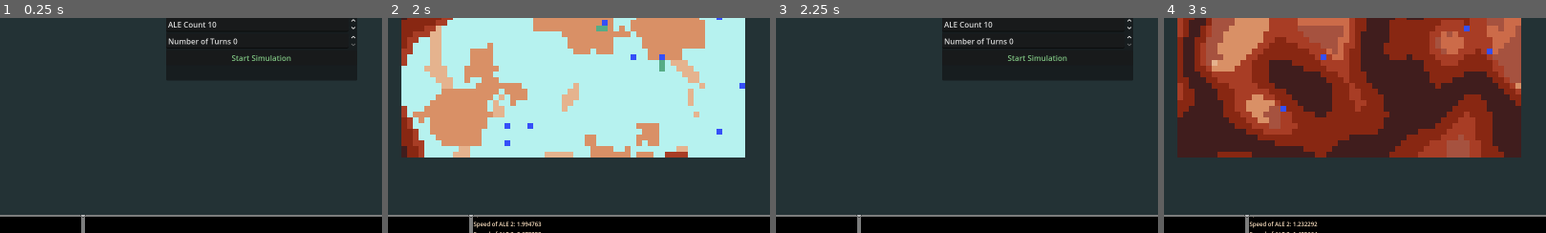
Above: before the commit, frames 1-4 (left to right).
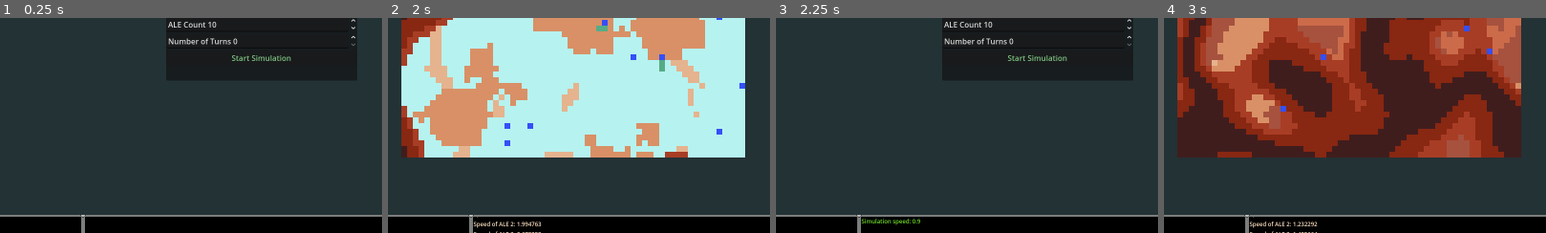
Above: after the commit, the same moments.

Repository: qgEyal/GOLEM_011
Game: Godot game, scene res://scenes/main.tscn
The game is run twice, just before and just after one commit, with the same random seed, the same clock (stepped at 60 frames per second) and the same inputs.
Inputs (mouse positions are % of the whole screen's width and height, from its top left):
- Up to frame 1 (0.25 s): no input
- Up to frame 2 (2 s): click "Start Simulation" at 0.5 s; tap Enter at 1.25 s; move the mouse to (72, 45) at 1.27 s; hold D (map_right) from 1.28 s (still down); hold T (change) from 1.28 s (still down); click (72, 45) at 1.42 s
- Up to frame 3 (2.25 s): tap R (reset) at 2 s; move the mouse to (30, 55) at 2.02 s; release D (map_right) at 2.03 s; release T (change) at 2.03 s; hold Down (ui_down) from 2.03 s (still down); tap G (toggle_grid) at 2.1 s
- Up to frame 4 (3 s): release Down (ui_down) at 2.75 s; click "Start Simulation" at 2.75 s
The pictures show only the part of the screen within x 16-66%, y 34-84%; the shares and areas given below are measured in that part.

Frames 1-2 are identical in both runs. In frame 3, 0.2% of the frame differs, in the area x 22-38%, y 93-97%; in frame 4, nothing differs.

Commit message:
Simulation speed UI tweak

Diff:
--- a/scripts/main.gd
+++ b/scripts/main.gd
@@ -172,10 +172,12 @@
 func _input(event) -> void:
 	if event.is_action_pressed("ui_up"):
 		simulation_speed = min(simulation_speed + 0.1, 5.0)
-		print("Simulation Speed:", simulation_speed)
+		InfoLog.send_message(str("Simulation speed: ", simulation_speed), GameColors.TEXT_INFO)
+		#print("Simulation Speed:", simulation_speed)
 	elif event.is_action_pressed("ui_down"):
 		simulation_speed = max(simulation_speed - 0.1, 0.1)
-		print("Simulation Speed:", simulation_speed)
+		InfoLog.send_message(str("Simulation speed: ", simulation_speed), GameColors.TEXT_INFO)
+		#print("Simulation Speed:", simulation_speed)
 	elif event.is_action_pressed("reset"):
 		await get_tree().process_frame
 		get_tree().reload_current_scene()
